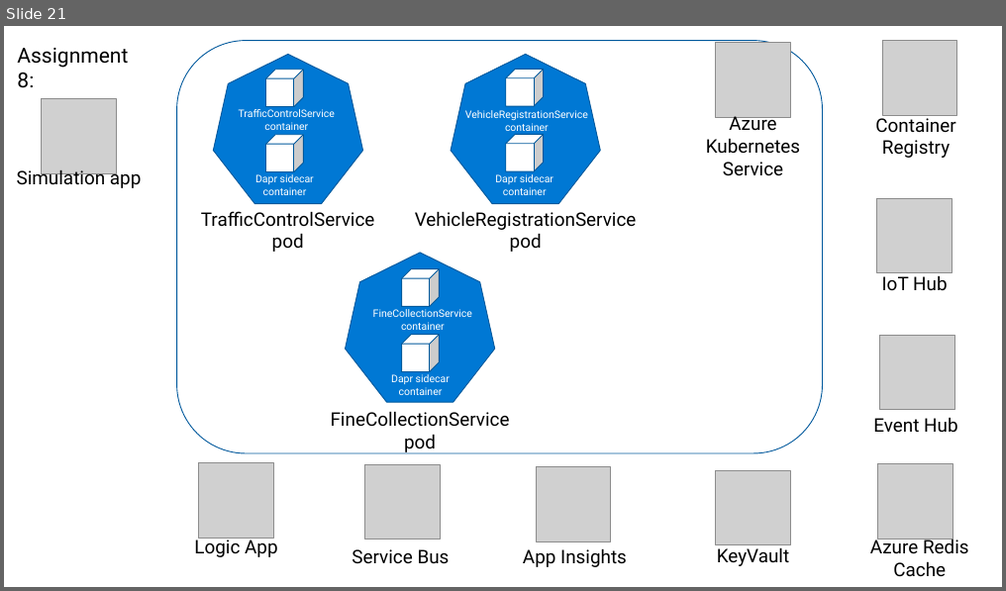
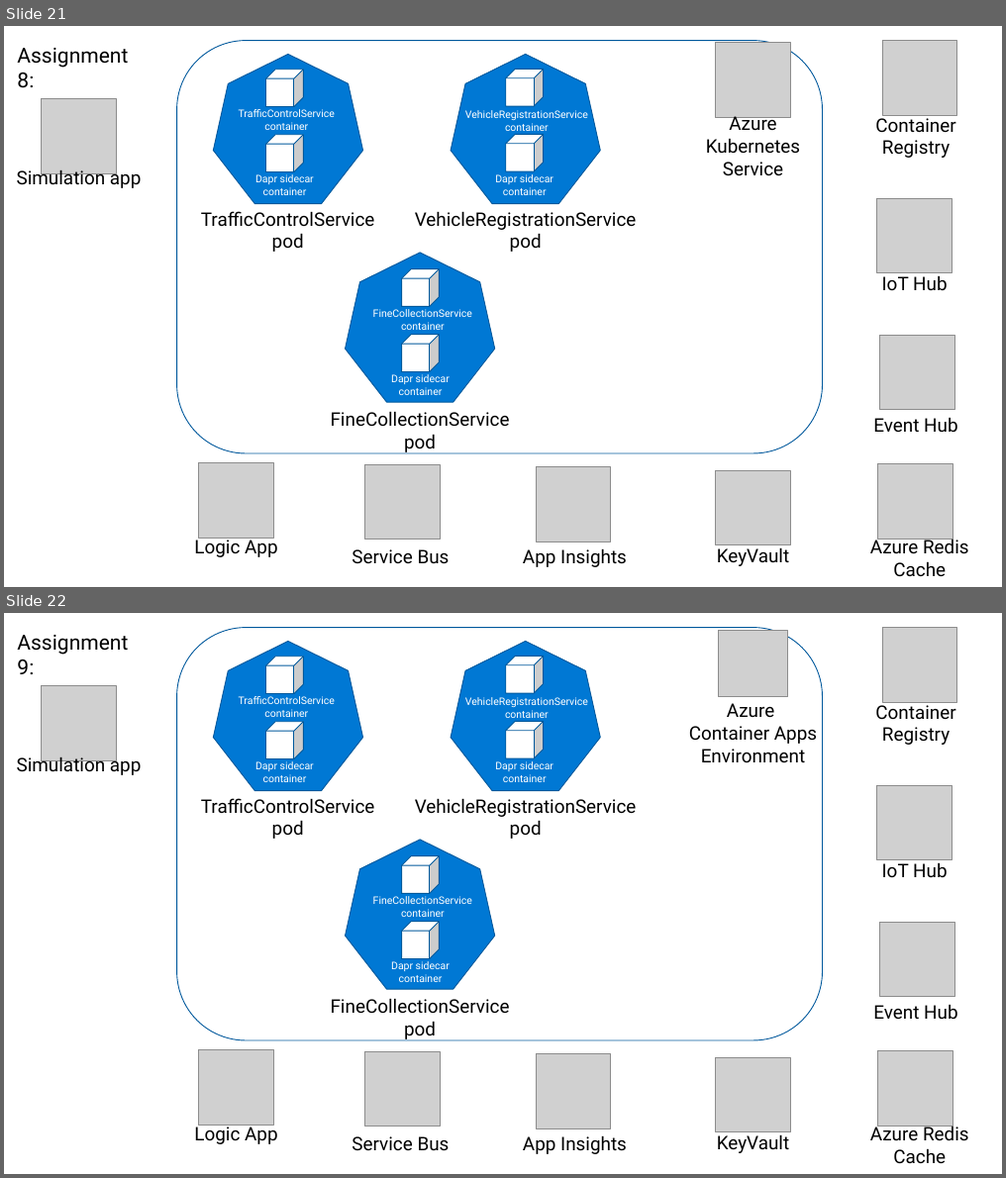
Before and after one commit to adiazcan/DaprTrafficControl, a slide deck: Coach/Figures.pptx. Shown one above the other, each under a label of ours: slide 21 before the commit, slides 21 and 22 after it. The pictures are 1006x591 and 1006x1178 pixels, drawn with LibreOffice and Linux fonts; fonts in the diff are those of the drawing; grey boxes stand for pictures; background and template pictures are left out. Boxes give left, top, right and bottom in pixels: in the first picture for what was removed or moved away, otherwise in the second. Text is boxed around its words. In the diff, an @@ line names an element or a change of style, - is before the commit and + after.

Commit message:
add support for deploying on Azure Container Apps

```diff
--- a/Coach/Figures.pptx
+++ b/Coach/Figures.pptx
@@ slide 22 added at [4, 613, 1002, 1174], background #FFFFFF @@
@@ text added at [17, 635, 128, 674], 20 pt, text #000000 @@
+Assignment 9:
@@ rounded rectangle added at [177, 627, 823, 1041], fill #FFFFFF, outline #00599D 0.85 pt @@
@@ picture added at [718, 630, 788, 696] @@
@@ picture added at [882, 627, 957, 702] @@
@@ picture added at [42, 686, 116, 761] @@
@@ text added at [875, 701, 955, 745], 18 pt, text #000000 @@
+Container Registry
@@ text added at [689, 703, 817, 762], 18 pt, text #000000 @@
+Azure
+Container Apps Environment
@@ text added at [17, 755, 141, 775], 18 pt, text #000000 @@
+Simulation app
@@ group added at [201, 642, 375, 839]: 3 texts, 2 cubes, 1 heptagon @@
+TrafficControlService pod
+TrafficControlService container
+Dapr sidecar container
@@ group added at [415, 642, 637, 839]: 3 texts, 2 cubes, 1 heptagon @@
+VehicleRegistrationService pod
+VehicleRegistrationService container
+Dapr sidecar container
@@ picture added at [877, 785, 951, 861] @@
@@ text added at [882, 862, 946, 877], 18 pt, text #000000 @@
+IoT Hub
@@ picture added at [880, 922, 954, 997] @@
@@ group added at [331, 840, 510, 1042]: 3 texts, 2 cubes, 1 heptagon @@
+FineCollectionService pod
+FineCollectionService container
+Dapr sidecar container
@@ text added at [873, 1004, 957, 1019], 18 pt, text #000000 @@
+Event Hub
@@ picture added at [199, 1051, 273, 1125] @@
@@ picture added at [364, 1052, 440, 1127] @@
@@ picture added at [536, 1054, 611, 1129] @@
@@ picture added at [716, 1058, 791, 1133] @@
@@ picture added at [878, 1052, 953, 1127] @@
@@ text added at [194, 1124, 278, 1145], 18 pt, text #000000 @@
+Logic App
@@ text added at [351, 1137, 450, 1152], 18 pt, text #000000 @@
+Service Bus
@@ text added at [523, 1136, 627, 1155], 18 pt, text #000000 @@
+App Insights
@@ text added at [717, 1132, 790, 1154], 18 pt, text #000000 @@
+KeyVault
@@ text added at [870, 1124, 969, 1164], 18 pt, text #000000 @@
+Azure Redis Cache
```
Also in this commit, not shown: 22 other files.
